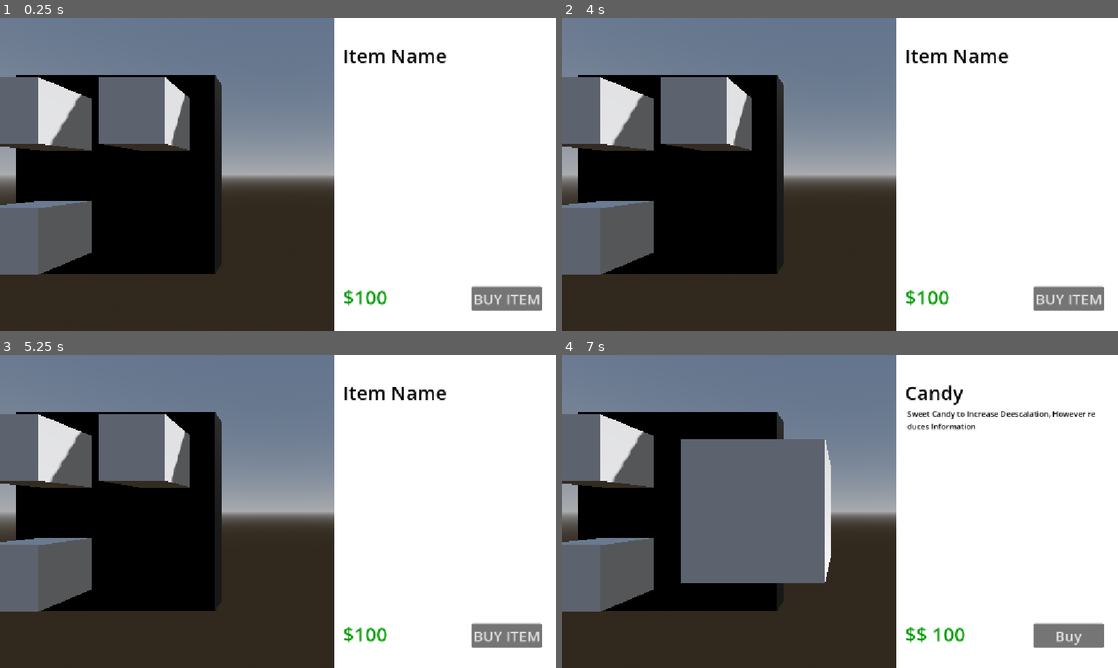
Above: before the commit, frames 1-4 (two rows, left to right).
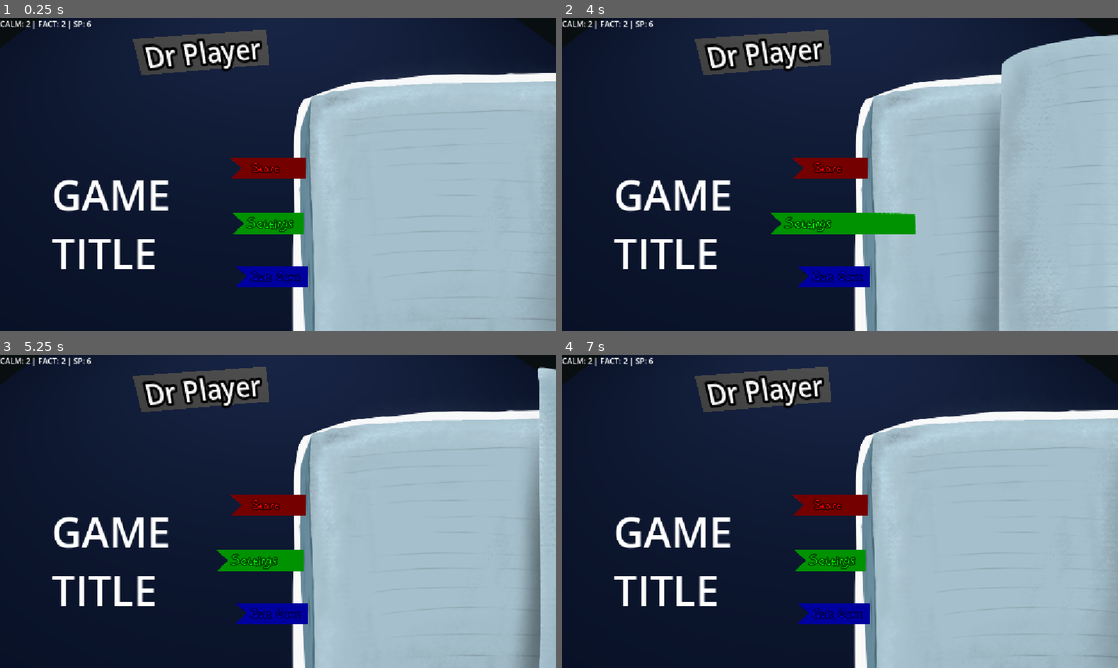
Above: after the commit, the same moments.

Repository: Blulow/octavuss_office
Game: Godot game, scene res://scenes/main_menu.tscn
Two runs of this game, one before a commit and one after it. Both use one fixed random seed, a clock stepped at 60 frames per second and the inputs below. Before the commit the project starts from res://scenes/shop.tscn.
Inputs (mouse positions are in pixels of both pictures, inside the frame that each line leads up to):
- Up to frame 1 (0.25 s): no input
- Up to frame 2 (4 s): click (1067, 299) at 0.5 s, where only the run before the commit has a clickable "BUY ITEM"; click (1067, 299) at 1.25 s, where only the run before the commit has a clickable "BUY ITEM"; click (1067, 299) at 2 s, where only the run before the commit has a clickable "BUY ITEM"; tap Enter (ui_accept) at 2.75, 3.02, 3.5 s; move the mouse to (962, 158) at 2.77 s; hold E (interact) 2.78-3.5 s; click (962, 158) at 2.92 s; drag from (728, 190) to (812, 237) at 3.52 s
- Up to frame 3 (5.25 s): move the mouse to (333, 442) at 4.27 s; hold E (interact) 4.28-5 s; click (333, 442) at 4.42 s; tap Enter (ui_accept) at 5 s; drag from (250, 574) to (111, 464) at 5.02 s
- Up to frame 4 (7 s): move the mouse to (1006, 558) at 5.77 s; hold E (interact) 5.78-6.5 s; click (1006, 558) at 5.92 s; tap Enter (ui_accept) at 6.02, 6.5 s; drag from (673, 464) to (756, 433) at 6.52 s

The runs differ from the first frame. In frame 1, 98% of the frame differs, in the area x 0-100%, y 0-100%; in frame 2, 99%; in frame 3, 98%; in frame 4, 99%.

Commit message:
add: wire dialogue scene to main menu

Diff:
--- a/project.godot
+++ b/project.godot
@@ -11,7 +11,7 @@
 [application]
 
 config/name="checkpointjam"
-run/main_scene="uid://c7k63givb3sj2"
+run/main_scene="uid://bt3gi675pxug5"
 config/features=PackedStringArray("4.7", "Forward Plus")
 config/icon="res://icon.svg"
 
--- a/scenes/main_menu.tscn
+++ b/scenes/main_menu.tscn
@@ -11,6 +11,7 @@
 [ext_resource type="Texture2D" uid="uid://hl8gocycs3dn" path="res://assets/images/page_1.PNG" id="9_5pajh"]
 [ext_resource type="Texture2D" uid="uid://c6uedym22bktt" path="res://assets/images/page_3.PNG" id="10_j7ex8"]
 [ext_resource type="Texture2D" uid="uid://cf8mv0e3m0lhw" path="res://assets/images/page_2.PNG" id="11_a8gd2"]
+[ext_resource type="PackedScene" uid="uid://db0cmrkkmfc16" path="res://scenes/game.tscn" id="12_flqon"]
 
 [sub_resource type="StandardMaterial3D" id="StandardMaterial3D_drhbd"]
 albedo_color = Color(0.13471985, 0.22307785, 0.42578125, 1)
@@ -268,4 +269,6 @@
 text = "GAME
 TITLE"
 
+[node name="Game" parent="." unique_id=679770426 instance=ExtResource("12_flqon")]
+
 [connection signal="onclick" from="MainMenuUI/Book/Strips/Strip" to="." method="_on_strip_onclick"]
--- a/scripts/mainmenu.gd
+++ b/scripts/mainmenu.gd
@@ -15,6 +15,8 @@
 @onready var settings: Strip2D = $UI/Book/Strips/TextureRect2/Strip2
 @onready var quit_game: Strip2D = $UI/Book/Strips/TextureRect3/Strip3
 @onready var book_sprite: AnimatedTextureRect = $UI/Book/AnimatedTextureRect
+
+@onready var dialogues: Node3D = $Game
 
 func _ready() -> void:
 	start_game.onclick.connect(_on_start_game_onclick)
@@ -40,6 +42,9 @@
 	tween.set_ease(Tween.EASE_IN_OUT)
 	tween.tween_property(trans_cam, "global_position", player_cam.global_position, 0.3)
 	tween.parallel().tween_property(trans_cam, "global_rotation", player_cam.global_rotation, 0.3)
+
+	await tween.finished
+	dialogues.get_node("SessionManager").load_next_session(true)
 
 func _on_start_game_onhover():
 	if book_sprite.animation == "open" and book_sprite.playing:
--- a/scripts/session_manager.gd
+++ b/scripts/session_manager.gd
@@ -6,27 +6,22 @@
 @export var choice_ui_manager: ChoiceUIManager
 @export var money_add_per_session: int = 50
 
-var index: int = 0
-
 var accept_choices: bool = false
 
 func _ready():
 	dialogue_scene.finished.connect(_on_dialogue_finished)
 
-	await get_tree().create_timer(1.0).timeout
-	load_next_session(true)
-
 func load_next_session(first = false) -> void:
-	if index >= sessions_files.size():
+	if PlayerData.session_index >= sessions_files.size():
 		printerr("out of bounds")
 		return
 
-	dialogue_scene.start_session(sessions_files[index].resource_path)
+	dialogue_scene.start_session(sessions_files[PlayerData.session_index].resource_path)
 
 func _on_dialogue_finished() -> void:
-	index += 1
+	PlayerData.session_index += 1
 
-	if index >= sessions_files.size():
+	if PlayerData.session_index >= sessions_files.size():
 		PlayerData.get_ending()
 
 		return
